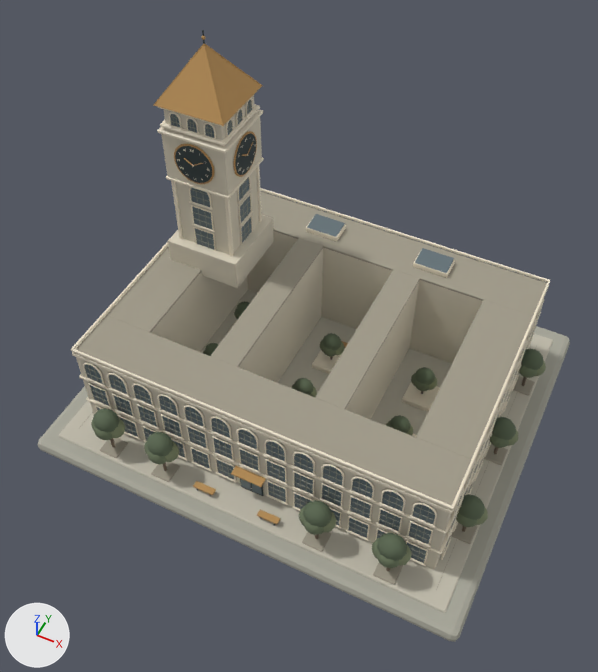
The glTF model public/models/homes/clocktower.glb: old version first, new version second.
The view is the same before and after, from a camera (50 mm lens) standing at (14.2, -31.2, 43.2) and looking at (-2.6, 2.4, 1.3). Lighting does not change. The marker at lower left points along +X, +Y and +Z. The picture after the commit comes second. Where no turn or scale is listed for an object, it has been applied to the vertices.

In view in the first picture: 'Ground', 'House', 'Landscape', 'Props', 'Roof'.
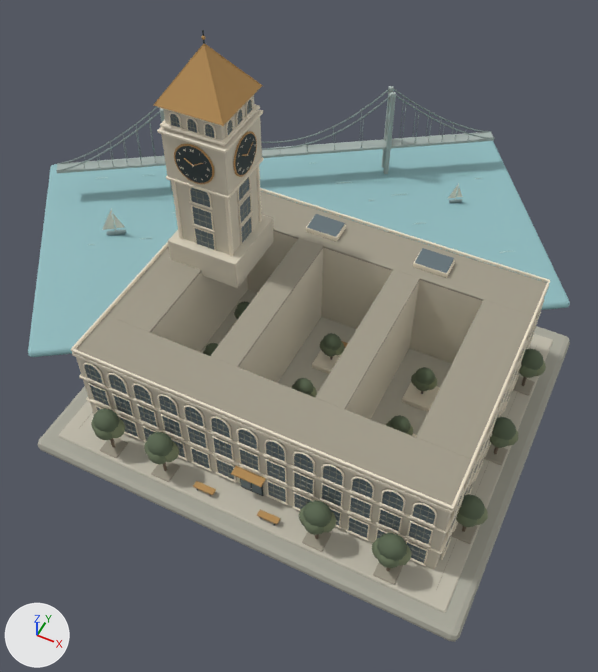
Commit message: Add clay mountain and bay scenery behind the homes

Changed parts and their boxes (x1, y1, x2, y2) in the pictures (598 x 672 px):
'Scenery', added: after (28, 86, 570, 357)
    faces in mat_scenery_clay___bay_blue (greyish cyan #90bcc0): (28, 141, 570, 357)
    faces in mat_scenery_clay___fog_gray_bridge (grey #a7b3ae): (57, 86, 494, 191)
    faces in mat_scenery_clay___suspension_cables (grey #879792): (56, 89, 494, 171)
    faces in mat_scenery_clay___ivory_sails (pale yellow #eee6d4): (102, 183, 463, 231)
    faces in mat_scenery_clay___boat_hull (grey #809697): (106, 199, 462, 235)

The change in detail:
Material 'Scenery clay · boat hull' (mat_scenery_clay___boat_hull) is new.
Its base color is (0.216, 0.305, 0.309) (grey #809697).
Its roughness is 0.86.
Material 'Scenery clay · water glints' (mat_scenery_clay___water_glints) is new.
Its base color is (0.533, 0.701, 0.665) (pale green #c1dad5).
Its roughness is 0.7.
Material 'Scenery clay · fog gray bridge' (mat_scenery_clay___fog_gray_bridge) is new.
Its base color is (0.386, 0.451, 0.423) (grey #a7b3ae).
Its roughness is 0.86.
Material 'Scenery clay · bay blue' (mat_scenery_clay___bay_blue) is new.
Its base color is (0.279, 0.503, 0.527) (greyish cyan #90bcc0).
Its roughness is 0.6.
Material 'Scenery clay · ivory sails' (mat_scenery_clay___ivory_sails) is new.
Its base color is (0.855, 0.791, 0.658) (pale yellow #eee6d4).
Its roughness is 0.86.
Material 'Scenery clay · suspension cables' (mat_scenery_clay___suspension_cables) is new.
Its base color is (0.242, 0.309, 0.287) (grey #879792).
Its roughness is 0.86.
Mesh me_cube_195 is new.
It has 3319 vertices, 6270 faces and spans x -22.1..22.1, y -19.8..19.8, z -4.2..4.2.
Faces by material slot: [156, 2068, 2448, 1242, 312, 44].
It uses material mat_scenery_clay___bay_blue (greyish cyan #90bcc0).
It uses material mat_scenery_clay___fog_gray_bridge (grey #a7b3ae).
It uses material mat_scenery_clay___suspension_cables (grey #879792).
It uses material mat_scenery_clay___water_glints (pale green #c1dad5).
It uses material mat_scenery_clay___boat_hull (grey #809697).
It uses material mat_scenery_clay___ivory_sails (pale yellow #eee6d4).
Object 'Scenery' (ob_scenery) is new; it shows me_cube_195.
Its location is (-9.1, 13.65, 3.28).
